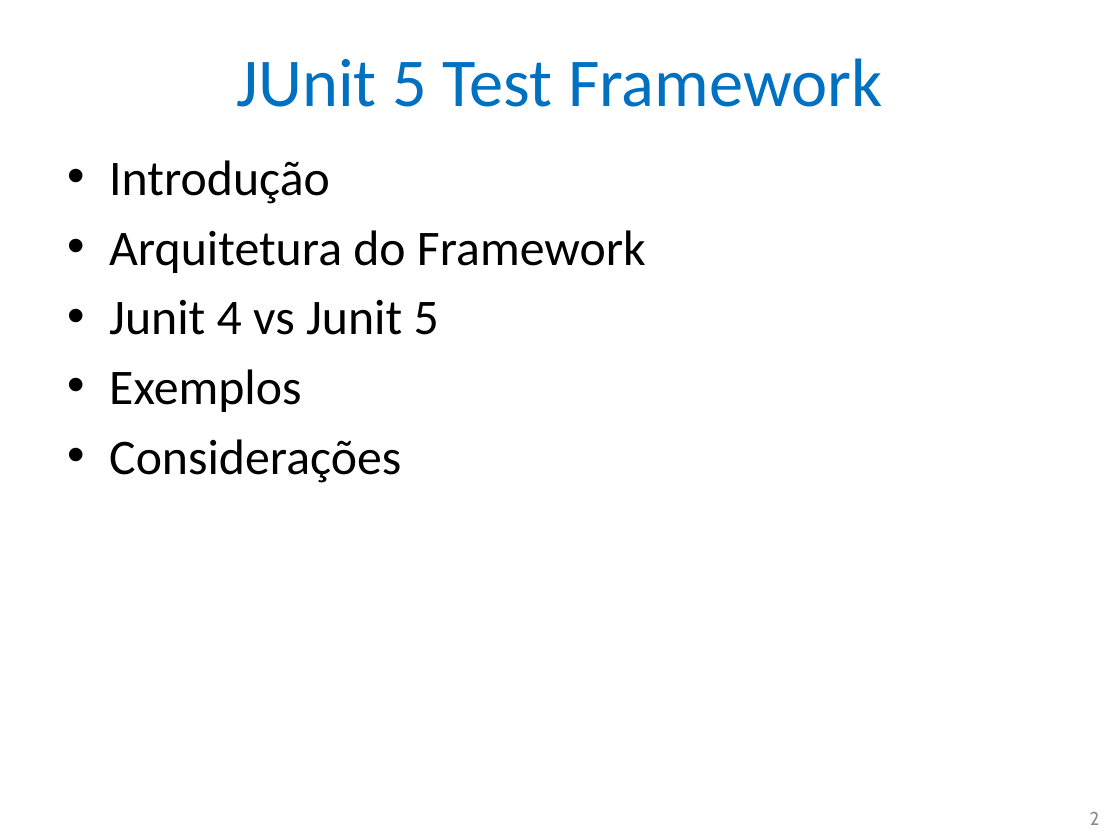
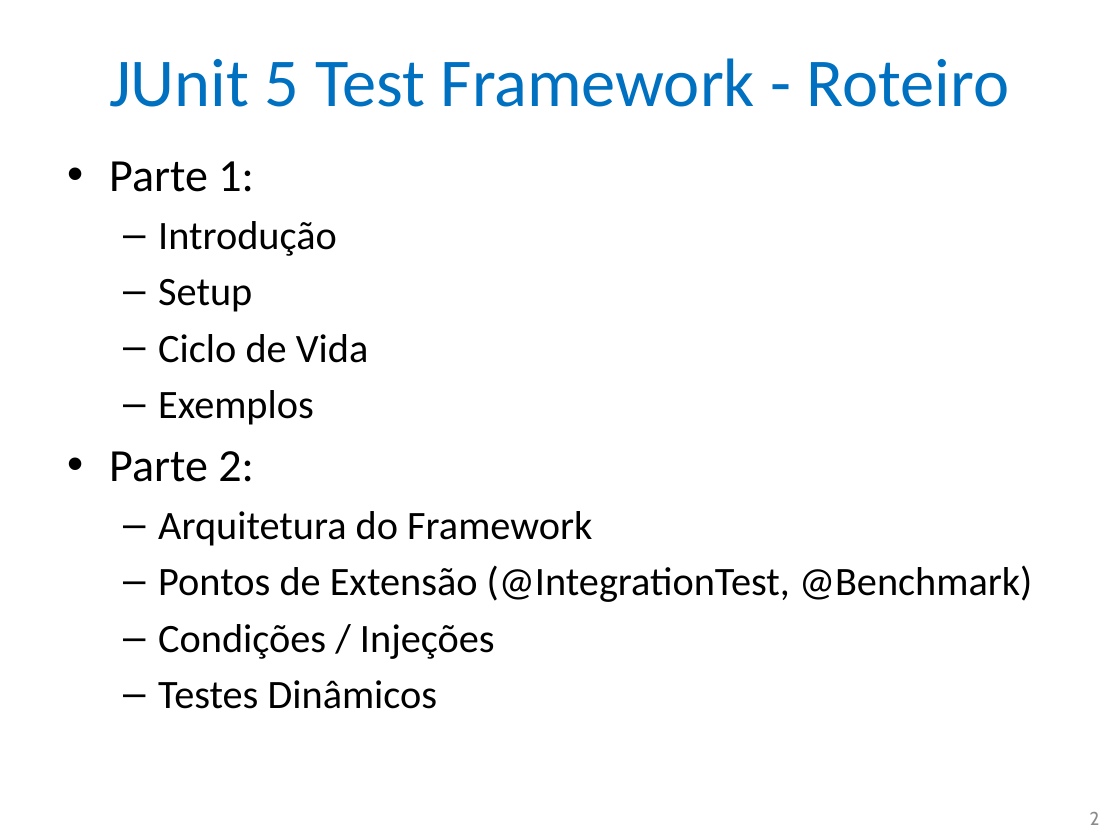
Before and after one commit to nascimentolwtn/INPE-CAP-385_DesenvolvimentoFrameworks, a slide deck: slide 2 of CAP385-00-Presentations/02-JUnit 5/02-JUnit 5.pptx. Drawn at 1120x840 pixels with LibreOffice and Linux fonts; fonts in the diff are those of the drawing. Boxes give left, top, right and bottom in pixels: in the first picture for what was removed or moved away, otherwise in the second. Text is boxed around its words. In the diff, an @@ line names an element or a change of style, - is before the commit and + after.

Commit message:
Classes para slide do Ciclo de Vida JUnit5

```diff
--- a/CAP385-00-Presentations/02-JUnit 5/02-JUnit 5.pptx
+++ b/CAP385-00-Presentations/02-JUnit 5/02-JUnit 5.pptx
@@ title at [109,58,1009,107]: text changed @@
-JUnit 5 Test Framework
+JUnit 5 Test Framework - Roteiro
@@ text at [109,161,254,192]: paragraph added @@
+• Parte 1:
@@ text at [158,221,592,546]: size 32 to 25.9 pt in "Introdução", "Arquitetura do Framework"; bullet • to –; list level 1 to 2 in "Introdução"; list level 1 to 2 in "Arquitetura do Framework" @@
@@ text at [109,279,369,482]: paragraphs added @@
+  – Setup
+  – Ciclo de Vida
+  – Exemplos
+• Parte 2:
@@ text at [158,565,1032,709]: text changed; size 32 to 25.9 pt @@
-• Junit 4 vs Junit 5
-• Exemplos
-• Considerações
+  – Pontos de Extensão (@IntegrationTest, @Benchmark)
+  – Condições / Injeções
+  – Testes Dinâmicos
```
Also in this commit, not shown: 3 slides added, 1 slide removed, 5 other files.
